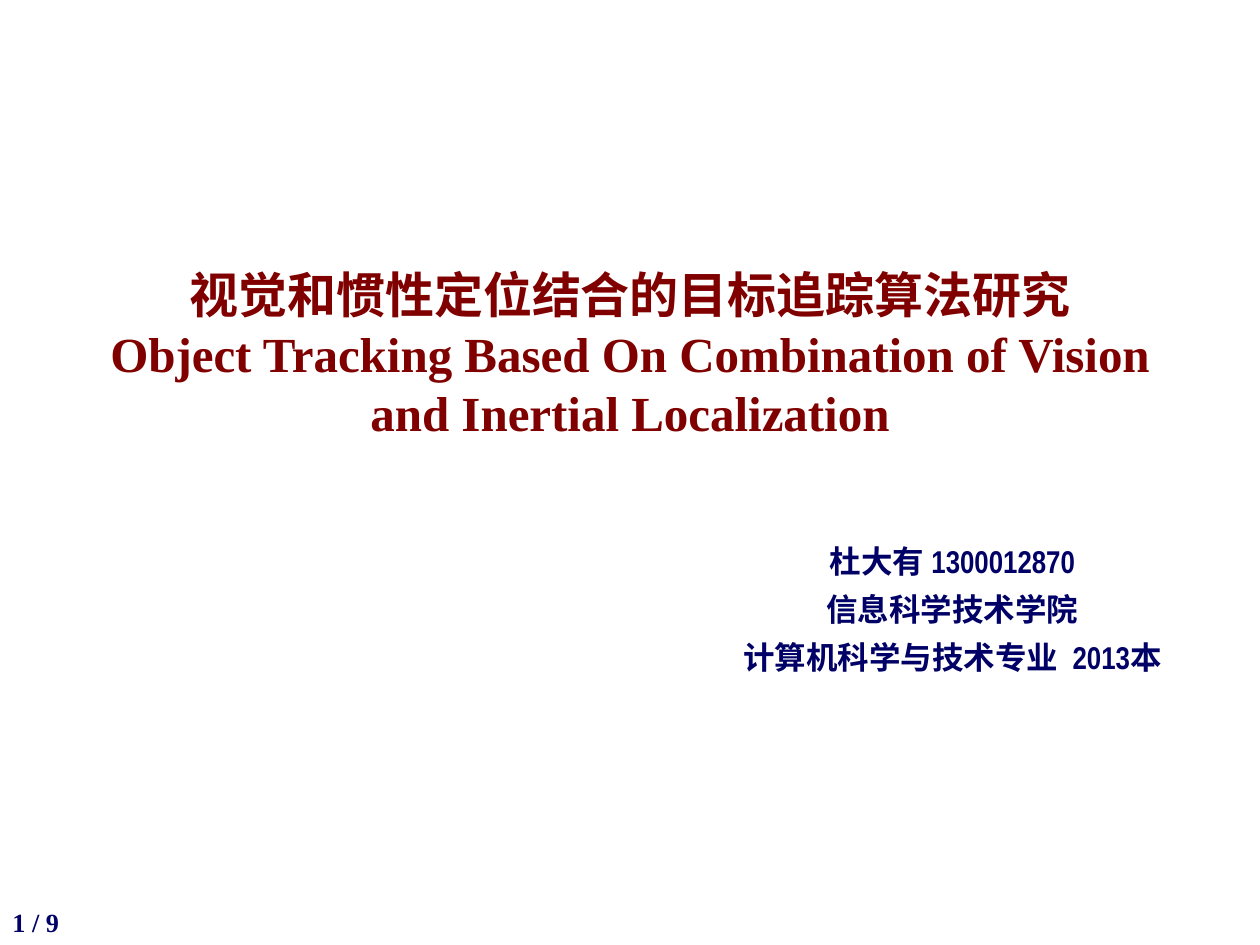
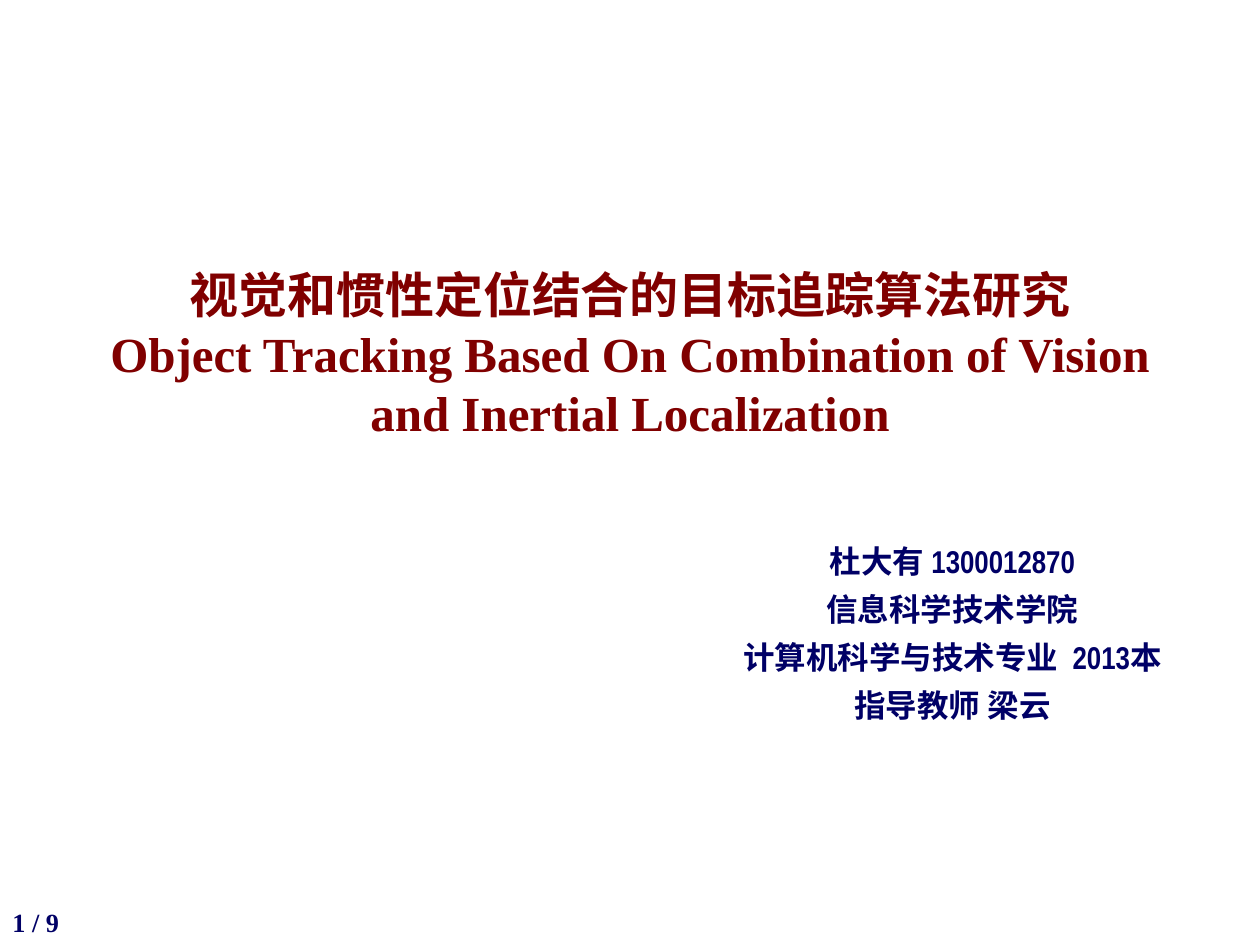
Before and after one commit to potato1996/FinalYearProject, a slide deck: slide 1 of slides/答辩ppt-杜大有1300012870.pptx. Drawn at 1260x945 pixels with LibreOffice and Linux fonts; fonts in the diff are those of the drawing; background and template pictures are left out. Boxes give left, top, right and bottom in pixels: in the first picture for what was removed or moved away, otherwise in the second. Text is boxed around its words. In the diff, an @@ line names an element or a change of style, - is before the commit and + after.

```diff
--- a/slides/答辩ppt-杜大有1300012870.pptx
+++ b/slides/答辩ppt-杜大有1300012870.pptx
@@ subtitle at [854, 690, 1051, 720]: paragraph added @@
+指导教师 梁云
```
Also in this commit, not shown: 5 other slides changed, 1 slide added, 2 slides removed.
